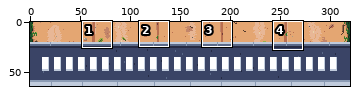
Two states of a pixel-art file, art/roads/road-high-park-start.aseprite. The picture above shows the old version from afar; the outline marks the close-up.
Close-up. Before:
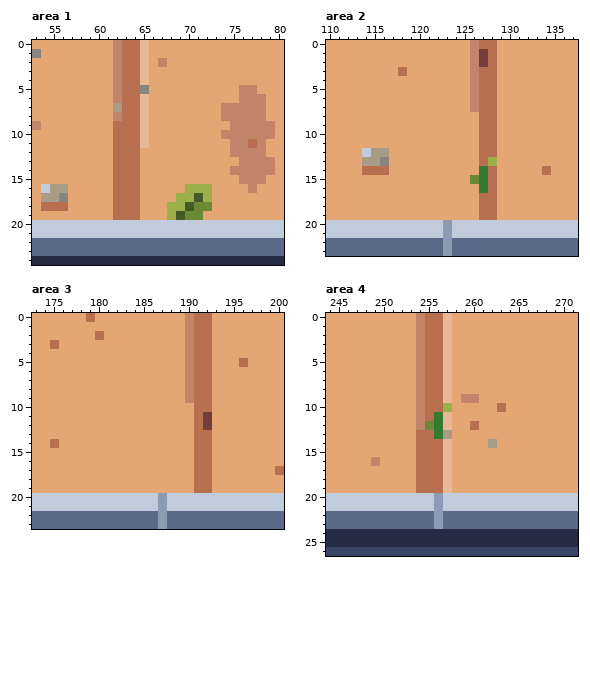
320x64 pixels, 1 frame. Shown: area 1: x 53..80, y 0..24; area 2: x 110..137, y 0..23; area 3: x 173..200, y 0..23; area 4: x 244..271, y 0..26.
After:
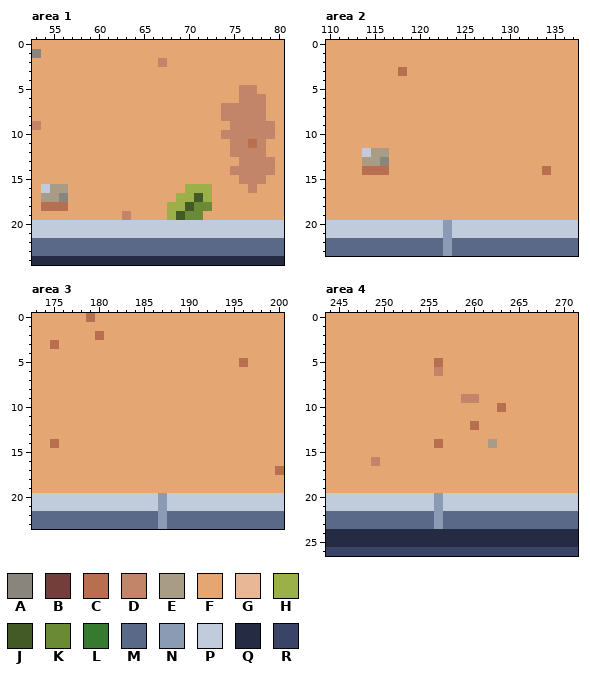
Palette (. is transparent): A #8a857c  B #733e39  C #b86f50  D #c28569  E #a99c86  F #e4a672  G #e8b796  H #9cb04a  J #445a26  K #6b8a35  L #357a2f  M #5a6988  N #8b9bb4  P #c0cbdc  Q #262b44  R #3a4466
Diff:
Area 1:
y 0..4: x 62..65 DCCG -> FFFF
y 5: x 62..65 DCCA -> FFFF
y 6: x 62..65 DCCG -> FFFF
y 7: x 62..65 ECCG -> FFFF
y 8: x 62..65 DCCG -> FFFF
y 9..11: x 62..65 CCCG -> FFFF
y 12..18: x 62..64 CCC -> FFF
y 19: x 62..64 CCC -> FDF
Area 2:
y 0: x 126..128 DCC -> FFF
y 1..2: x 126..128 DBC -> FFF
y 3..7: x 126..128 DCC -> FFF
y 8..12: x 127..128 CC -> FF
y 13: x 127..128 CH -> FF
y 14: x 127..128 LC -> FF
y 15: x 126..128 KLC -> FFF
y 16: x 127..128 LC -> FF
y 17..19: x 127..128 CC -> FF
Area 3:
y 0..9: x 190..192 DCC -> FFF
y 10: x 191..192 CC -> FF
y 11..12: x 191..192 CB -> FF
y 13..19: x 191..192 CC -> FF
Area 4:
y 0..4: x 254..257 DCCG -> FFFF
y 5: x 254..255 DC -> FF; x 257 G -> F
y 6: x 254..257 DCCG -> FFDF
y 7..9: x 254..257 DCCG -> FFFF
y 10: x 254..257 DCCH -> FFFF
y 11: x 254..257 DCLG -> FFFF
y 12: x 254..257 DKLG -> FFFF
y 13: x 254..257 CCLE -> FFFF
y 14: x 254..255 CC -> FF; x 257 G -> F
y 15..19: x 254..257 CCCG -> FFFF
Where, in picture pixels (left, top, right, bottom), the same in both close-ups:
changed: (113, 40, 149, 220)
changed: (470, 40, 497, 220)
changed: (185, 313, 212, 493)
changed: (416, 313, 452, 493)
